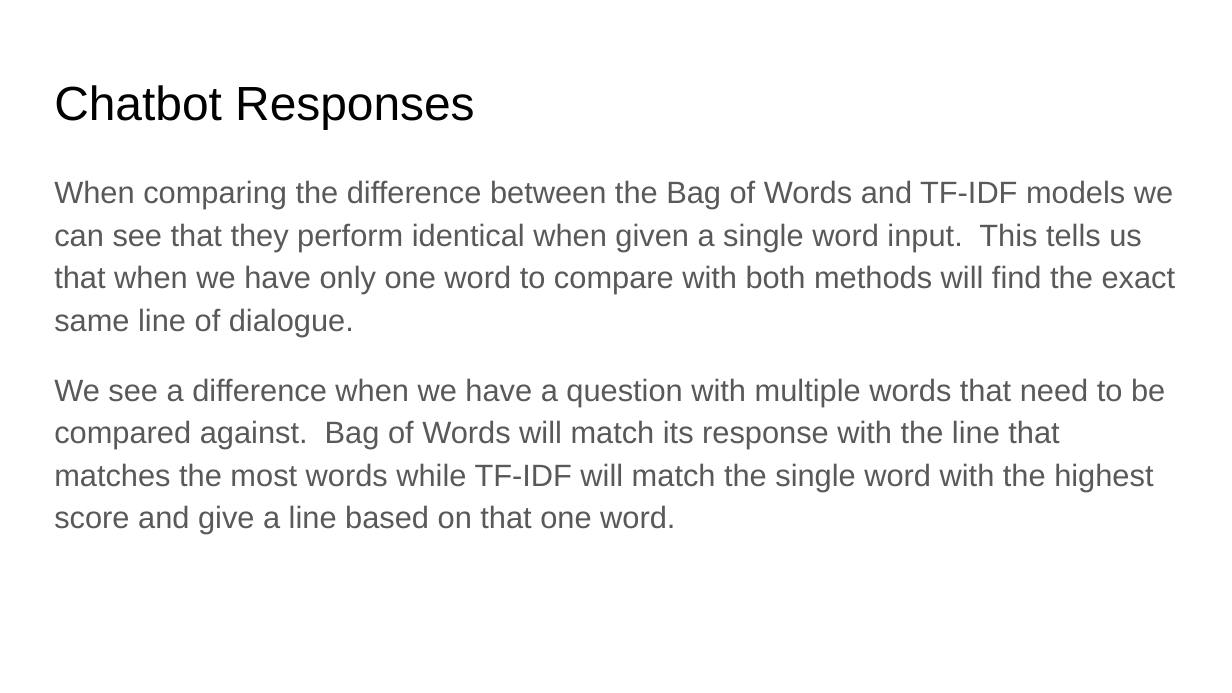
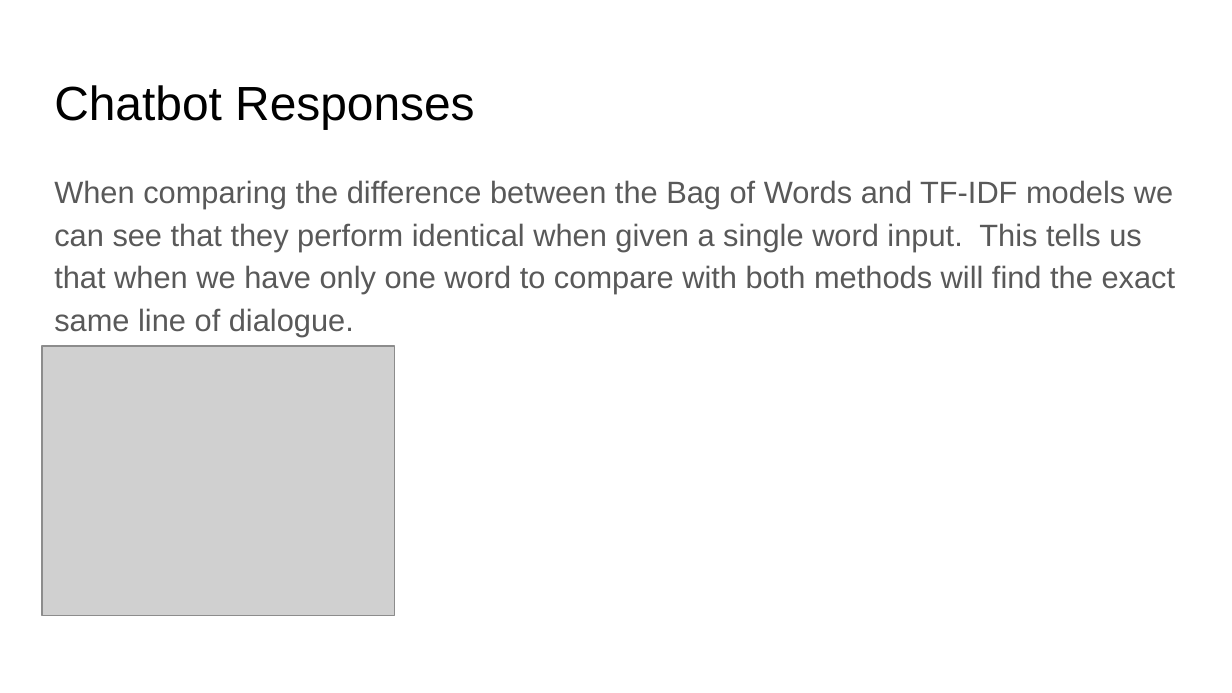
Before and after one commit to bgbarton0360/Capstone-Project-2, a slide deck: slide 26 of Capstone 2 Slides.pptx. Drawn at 1232x693 pixels with LibreOffice and Linux fonts; fonts in the diff are those of the drawing; grey boxes stand for pictures. Boxes give left, top, right and bottom in pixels: in the first picture for what was removed or moved away, otherwise in the second. Text is boxed around its words. In the diff, an @@ line names an element or a change of style, - is before the commit and + after.

```diff
--- a/Capstone 2 Slides.pptx
+++ b/Capstone 2 Slides.pptx
@@ picture added at box(42, 346, 394, 616) @@
@@ text at box(54, 378, 1165, 534): paragraph removed @@
-We see a difference when we have a question with multiple words that need to be compared against. Bag of Words will match its response with the line that matches the most words while TF-IDF will match the single word with the highest score and give a line based on that one word.
```
Also in this commit, not shown: 1 other slide changed, 2 slides added.
